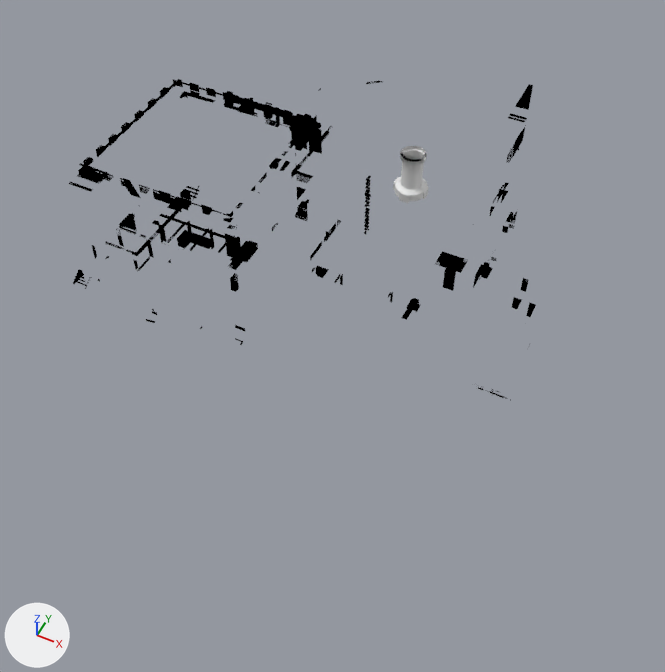
Two versions of the FBX model Assets/Models/TexturedWhitebox.fbx, one commit apart.
Camera for both pictures: a camera (50 mm lens) standing at (52.9, -64.7, 65.3) and looking at (19.7, 1.7, -17.7). The lights are fixed; the arrows at lower left show +X, +Y and +Z. Where no turn or scale is listed for an object, it has been applied to the vertices. Vertices at the same position are counted once.
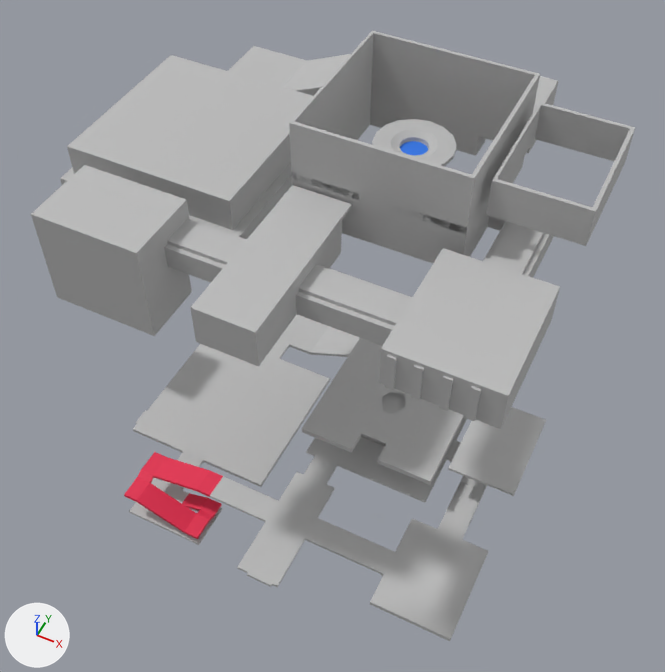
Boxes (x1, y1, x2, y2) around the edits, measured in the pictures (665 x 672 px):
'Floor', surface changed, moved
    before: (78, 227, 594, 506)
    after: (124, 314, 546, 641)
'Generator_Top_Room', surface changed
    both: (289, 30, 540, 228)
'Shrine_Roof_02', surface changed
    both: (67, 55, 313, 217)
'Stairs_Roof2', surface changed
    both: (381, 248, 560, 399)
'Generator_Room', surface changed
    both: (291, 81, 524, 263)
'Altar_room_roof', surface changed
    both: (190, 185, 352, 336)
'Stair_Room', surface changed
    both: (32, 204, 192, 336)
'Starter_Room', surface changed
    both: (486, 102, 635, 246)
'Stairs_Roof', surface changed
    both: (31, 165, 187, 256)
'Pass4_Box_04', surface changed
    both: (379, 292, 559, 429)
'Altar_Room', surface changed
    both: (191, 221, 342, 367)
'Ramp_Roof', surface changed
    both: (228, 46, 558, 112)
'Sacrifice_Well_01', surface changed, reshaped
    both: (372, 119, 457, 166)
'Tunnel_31', surface changed
    both: (346, 282, 393, 342)
'Tunnel_30', surface changed
    both: (321, 273, 367, 332)
'Tunnel_21', surface changed
    both: (296, 265, 342, 323)
'Shrine_Roof_01', surface changed
    both: (71, 150, 291, 230)
'Tunnel_28', surface changed
    both: (187, 228, 234, 282)
'Tunnel_22', surface changed
    both: (164, 220, 212, 275)
'Shrine_Balcony_01', surface changed
    both: (60, 163, 292, 237)
'Tunnel_32', surface changed
    both: (372, 291, 412, 346)
'Generator_Floor_01', surface changed
    both: (291, 172, 491, 234)
'Tunnel_35', surface changed
    both: (485, 240, 539, 278)
'Tunnel_36', surface changed
    both: (494, 224, 547, 273)
'Tunnel_29', surface changed
    both: (210, 235, 247, 280)
'Shrine_Room', surface changed
    both: (61, 178, 292, 239)
'Generator_02', surface changed
    both: (398, 136, 431, 156)
'Tunnel_37', surface changed
    both: (488, 216, 554, 257)
'Tunnel_34', surface changed
    both: (483, 257, 530, 276)
'Ramp_Room', surface changed
    both: (302, 86, 557, 153)
'Generator_01', surface changed, recoloured
    both: (402, 146, 426, 155)
'Tunnel_17', surface changed
    both: (477, 137, 486, 153)
part 1 of me_untitled_057, added
    after: (400, 141, 428, 155)

The change, as a diff of the scene's bpy script:
```diff
--- a/Assets/Models/TexturedWhitebox.fbx.py
+++ b/Assets/Models/TexturedWhitebox.fbx.py
@@ mat_lambert1 @@
 mat_lambert1.roughness = 0.693
-mat_lambert1.alpha = 0.0
@@ mat_material_002 @@
 mat_material_002.roughness = 0.69
-mat_material_002.alpha = 0.0
@@ mat_lambert2 @@
 mat_lambert2 = principled_material('lambert2')
-mat_lambert2.base_color = (0.8, 0.8, 0.8)  # white #e7e7e7
+mat_lambert2.base_color = (0.8, 0.0657, 0.247)  # pink #e74888
@@ mat_material_007 @@
 mat_material_007 = principled_material('Material.007')
-mat_material_007.base_color = (0.8, 0.8, 0.8)  # white #e7e7e7
+mat_material_007.base_color = (0.132, 0.8, 0.0688)  # green #66e74a
@@ mat_material @@
+mat_material = principled_material('Material')
+mat_material.base_color = (0.0249, 0.18, 0.8)  # blue #2c76e7
+mat_material.roughness = 0.69
@@ me_untitled_057 @@
 # used by ob_sacrifice_well_01; location = (-1.4, 37.3, -0.1)
-me_untitled_057.from_pydata(...)  # 96 vertices, 96 faces; spans x 23.95..32.27, y -35.62..-27.3, z 9.35..10.1
+me_untitled_057.from_pydata(...)  # 112 vertices, 113 faces; spans x 23.95..32.27, y -35.62..-27.3, z 9.35..10.1
+# me_untitled_057 part 1
+# 16 vertices are added at x 27.15..29.06, y -32.42..-30.51, z 9.35
+# 17 new faces join them, mat_material (blue #2c76e7)
 me_untitled_057.materials.append(mat_lambert1)
+me_untitled_057.materials.append(mat_material)  # blue #2c76e7
@@ ob_floor @@
 ob_floor = bpy.data.objects.new('Floor', me_untitled_068)
-ob_floor.location = (0.0, -0.1, -12.0)
+ob_floor.location = (0.0, -0.1, -41.5)
```
